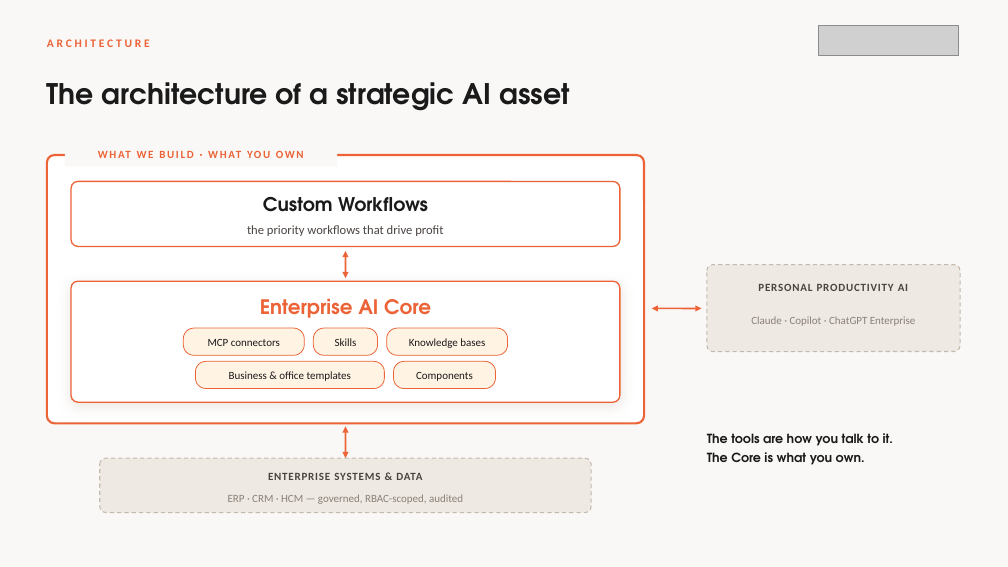
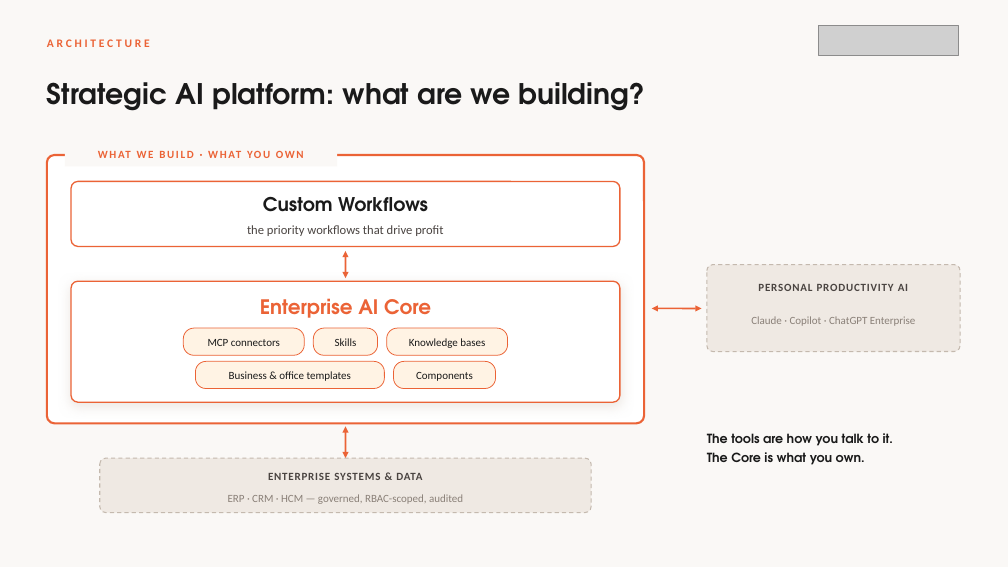
Before and after one commit to dash1133/PortcoAITransformation, a slide deck: slide 7 of deck/InfinitePossibilities-PortCo-AI.pptx. Drawn at 1008x567 pixels with LibreOffice and Linux fonts; fonts in the diff are those of the drawing; grey boxes stand for pictures. Boxes give left, top, right and bottom in pixels: in the first picture for what was removed or moved away, otherwise in the second. Text is boxed around its words. In the diff, an @@ line names an element or a change of style, - is before the commit and + after.

```diff
--- a/deck/InfinitePossibilities-PortCo-AI.pptx
+++ b/deck/InfinitePossibilities-PortCo-AI.pptx
@@ text at (47,82,645,111): text changed @@
-The architecture of a strategic AI asset
+Strategic AI platform: what are we building?
```
Also in this commit, not shown: 1 other slide changed, 5 other files.
